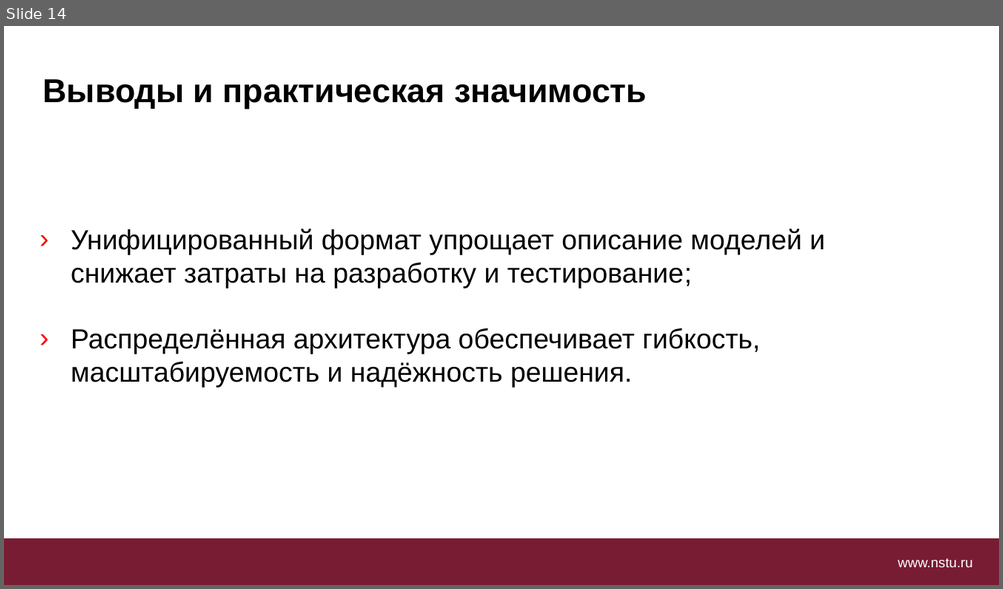
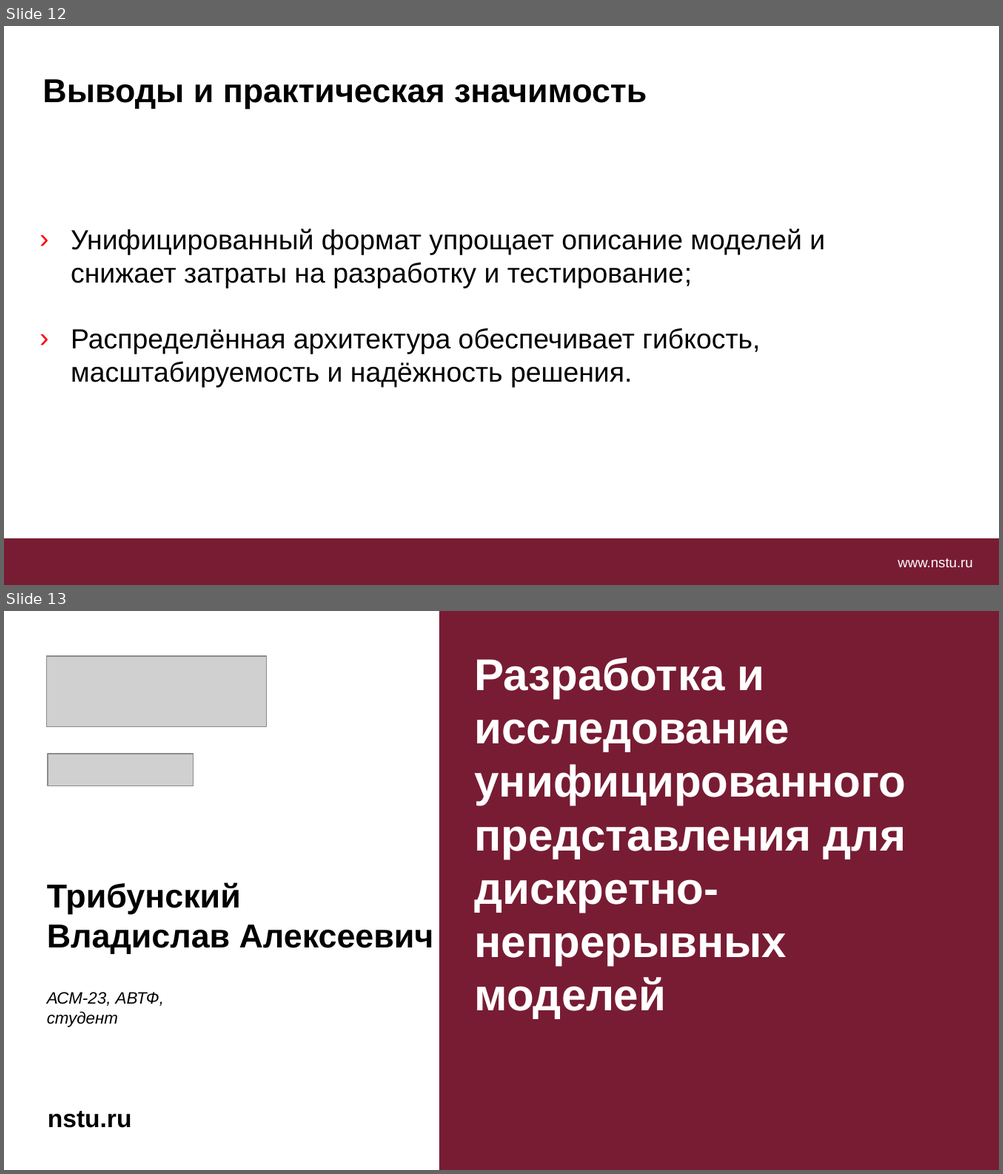
Before and after one commit to blrds/diploma, a slide deck: преза.pptx. Shown one above the other, each under a label of ours: slide 14 before the commit, slides 12 and 13 after it. The pictures are 1003x589 and 1003x1174 pixels, drawn with LibreOffice and Linux fonts; fonts in the diff are those of the drawing; grey boxes stand for pictures; background and template pictures are left out. Boxes give left, top, right and bottom in pixels: in the first picture for what was removed or moved away, otherwise in the second. Text is boxed around its words. In the diff, an @@ line names an element or a change of style, - is before the commit and + after.

```diff
--- a/преза.pptx
+++ b/преза.pptx
@@ slide 13 added at bbox=[4, 611, 999, 1170], background #FFFFFF; not listed: 1 template element that a slide beside it also shows @@
@@ rectangle added at bbox=[438, 611, 999, 1170], fill #781C33 @@
@@ rectangle added at bbox=[564, 611, 999, 634], fill #FFFFFF @@
@@ picture added at bbox=[47, 655, 267, 726] @@
@@ text added at bbox=[474, 658, 905, 1019], 32.2 pt, text #FFFFFF, bold @@
+Разработка и исследование унифицированного представления для дискретно-непрерывных моделей
@@ picture added at bbox=[48, 755, 193, 786] @@
@@ text added at bbox=[47, 883, 434, 1028], 24 pt, text #000000, bold @@
+Трибунский
+Владислав Алексеевич
+АСМ-23, АВТФ,
+студент
@@ rectangle added at bbox=[4, 1118, 999, 1170], fill #FFFFFF @@
@@ text added at bbox=[48, 1111, 132, 1128], 18 pt, text #000000, bold @@
+nstu.ru
@@ rectangle added at bbox=[564, 1125, 999, 1170], fill #FFFFFF @@
@@ what was slide 14 is now slide 12 @@
```
Also in this commit, not shown: 4 slides changed, 5 other slides added, 11 slides removed, 2 other files.
